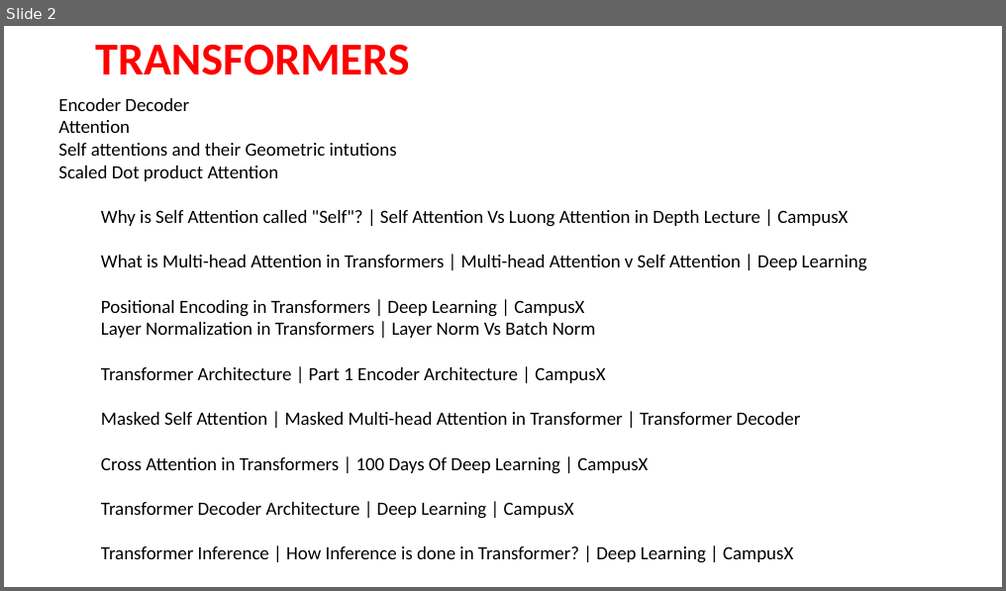
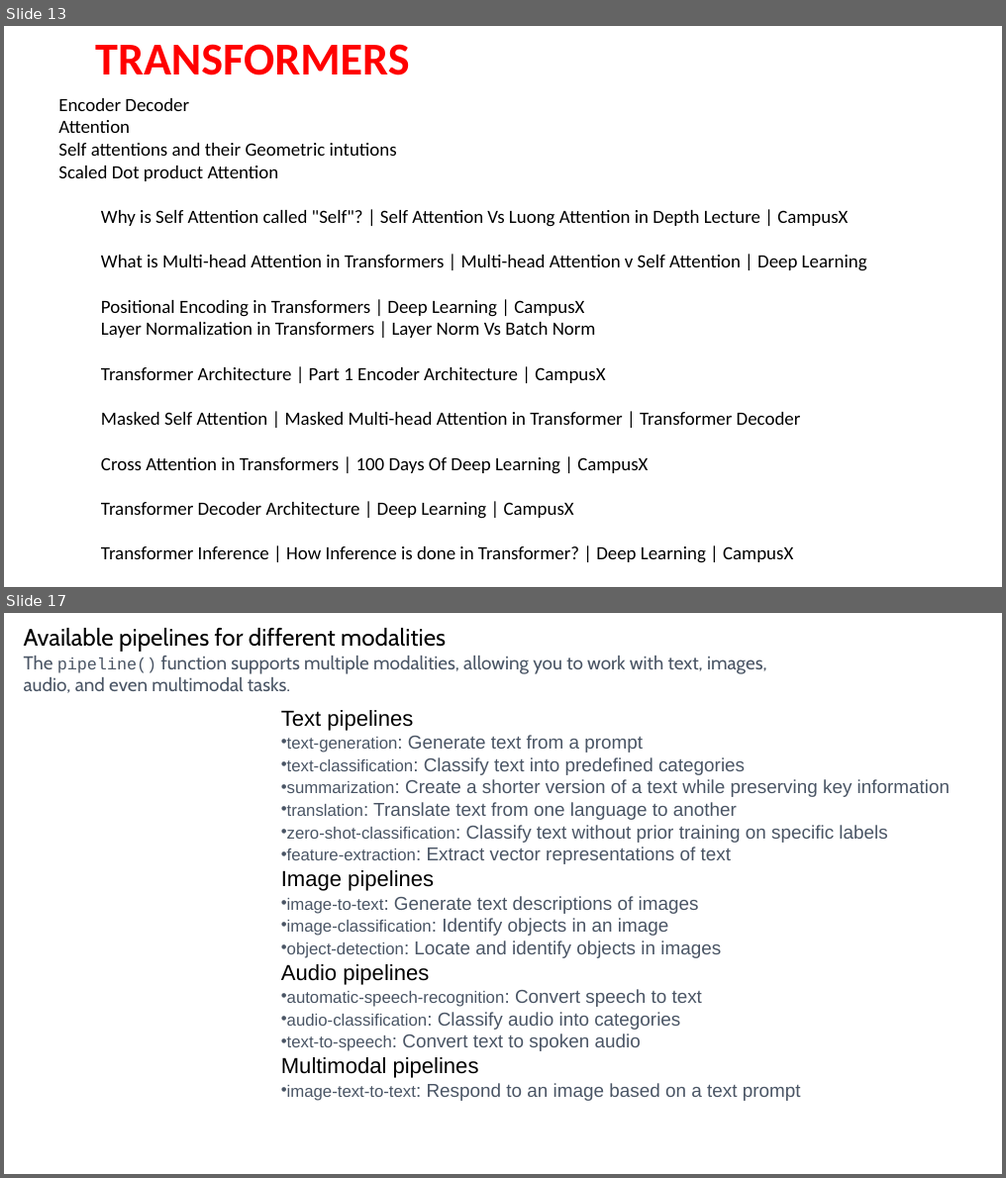
Before and after one commit to shahil04/ds_materials, a slide deck: 9.Deep_learning/class_17_HuggingFace.pptx. Shown one above the other, each under a label of ours: slide 2 before the commit, slides 13 and 17 after it; the slides between them are not shown. The pictures are 1006x591 and 1006x1178 pixels, drawn with LibreOffice and Linux fonts; fonts in the diff are those of the drawing. Boxes give left, top, right and bottom in pixels: in the first picture for what was removed or moved away, otherwise in the second. Text is boxed around its words. In the diff, an @@ line names an element or a change of style, - is before the commit and + after.

```diff
--- a/9.Deep_learning/class_17_HuggingFace.pptx
+++ b/9.Deep_learning/class_17_HuggingFace.pptx
@@ slide 17 added at bbox=[4, 613, 1002, 1174], background #FFFFFF @@
@@ text added at bbox=[24, 628, 767, 693], 18 pt, text #4A5565 @@
+Available pipelines for different modalities
+The pipeline() function supports multiple modalities, allowing you to work with text, images, audio, and even multimodal tasks.
@@ text added at bbox=[281, 710, 949, 1101], 18 pt, text #4A5565 @@
+Text pipelines
+• text-generation: Generate text from a prompt
+• text-classification: Classify text into predefined categories
+• summarization: Create a shorter version of a text while preserving key information
+• translation: Translate text from one language to another
+• zero-shot-classification: Classify text without prior training on specific labels
+• feature-extraction: Extract vector representations of text
+Image pipelines
+• image-to-text: Generate text descriptions of images
+• image-classification: Identify objects in an image
+• object-detection: Locate and identify objects in images
+Audio pipelines
+• automatic-speech-recognition: Convert speech to text
+• audio-classification: Classify audio into categories
+• text-to-speech: Convert text to spoken audio
+Multimodal pipelines
+• image-text-to-text: Respond to an image based on a text prompt
@@ what was slide 2 is now slide 13 @@
```
Also in this commit, not shown: 3 slides changed, 12 other slides added, 1 slide removed, 22 other files.
